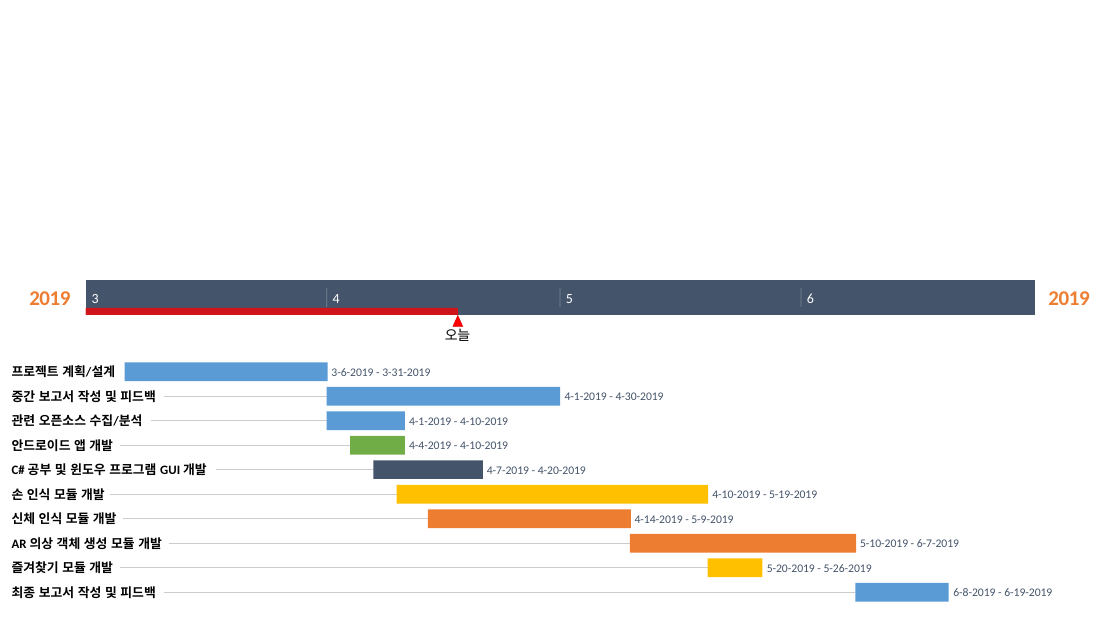
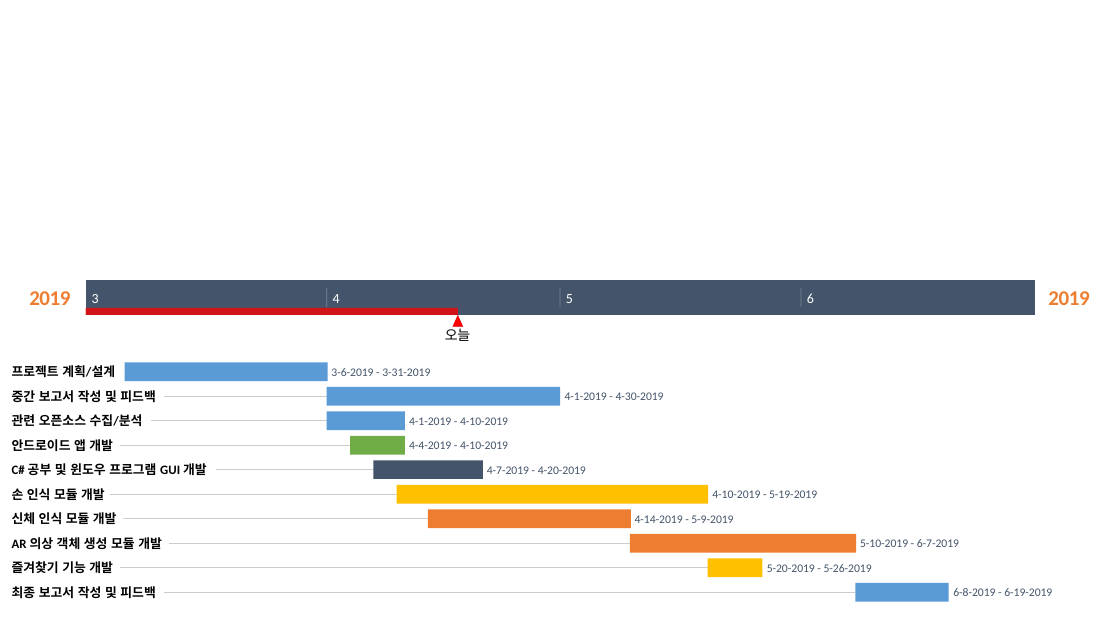
Before and after one commit to shb0328/report, a slide deck: slide 2 of ppt/ganttppt.pptx. Drawn at 1120x630 pixels with LibreOffice and Linux fonts; fonts in the diff are those of the drawing. Boxes give left, top, right and bottom in pixels: in the first picture for what was removed or moved away, otherwise in the second. Text is boxed around its words. In the diff, an @@ line names an element or a change of style, - is before the commit and + after.

Commit message:
즐겨찾기 모듈 아니고 기능 ~~~

```diff
--- a/ppt/ganttppt.pptx
+++ b/ppt/ganttppt.pptx
@@ text at box(12, 561, 113, 573): text changed @@
-즐겨찾기 모듈 개발
+즐겨찾기 기능 개발
```
Also in this commit, not shown: 1 other file.
